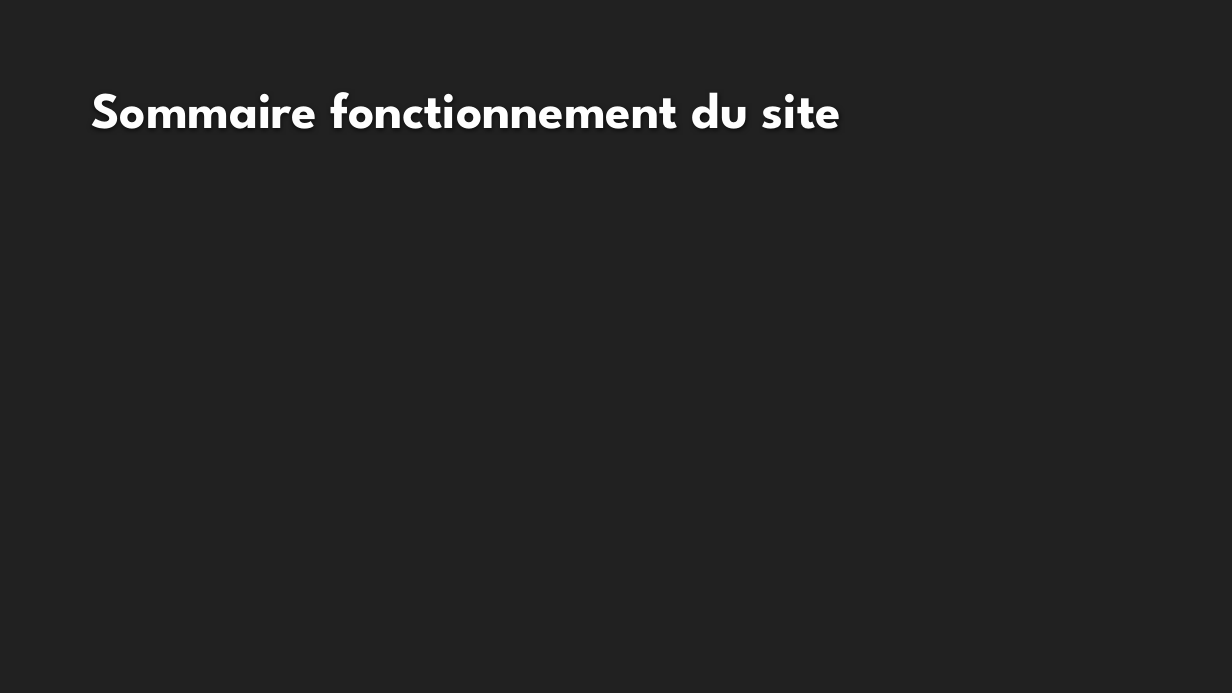
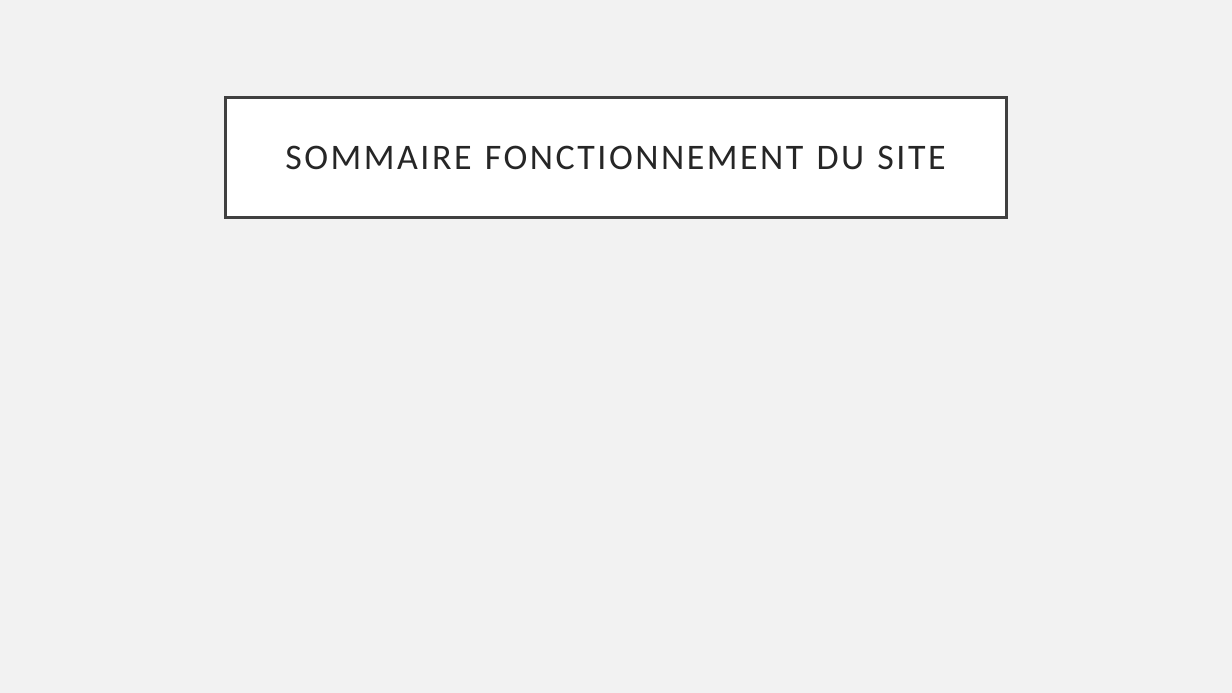
Before and after one commit to JeremyGfeller/Pre-TPi, a slide deck: slide 8 of Documentation/Présentation.pptx (slide 6 before the commit). Drawn at 1232x693 pixels with LibreOffice and Linux fonts; fonts in the diff are those of the drawing; background and template pictures are left out. Boxes give left, top, right and bottom in pixels: in the first picture for what was removed or moved away, otherwise in the second. Text is boxed around its words. In the diff, an @@ line names an element or a change of style, - is before the commit and + after.

```diff
--- a/Documentation/Présentation.pptx
+++ b/Documentation/Présentation.pptx
@@ background #212121 to #F2F2F2 @@
@@ title "SOMMAIRE FONCTIONNEMENT DU SITE": place and size @@
-title "SOMMAIRE FONCTIONNEMENT DU SITE" at <box>91,92,841,129</box>
+title "SOMMAIRE FONCTIONNEMENT DU SITE" at <box>226,97,1006,217</box>
@@ title "SOMMAIRE FONCTIONNEMENT DU SITE" at <box>226,97,1006,217</box>: vertical alignment bottom to middle; fill none to #FFFFFF; outline none to #404040 2.5 pt @@
@@ title at <box>285,145,945,170</box>: text changed; size 40 to 28 pt; font League Spartan to Calibri; text colour #FEFEFE to #262626; bold off @@
-Sommaire fonctionnement du site
+SOMMAIRE FONCTIONNEMENT DU SITE
```
Also in this commit, not shown: 4 other slides changed, 6 slides added, 4 slides removed, 3 other files.
